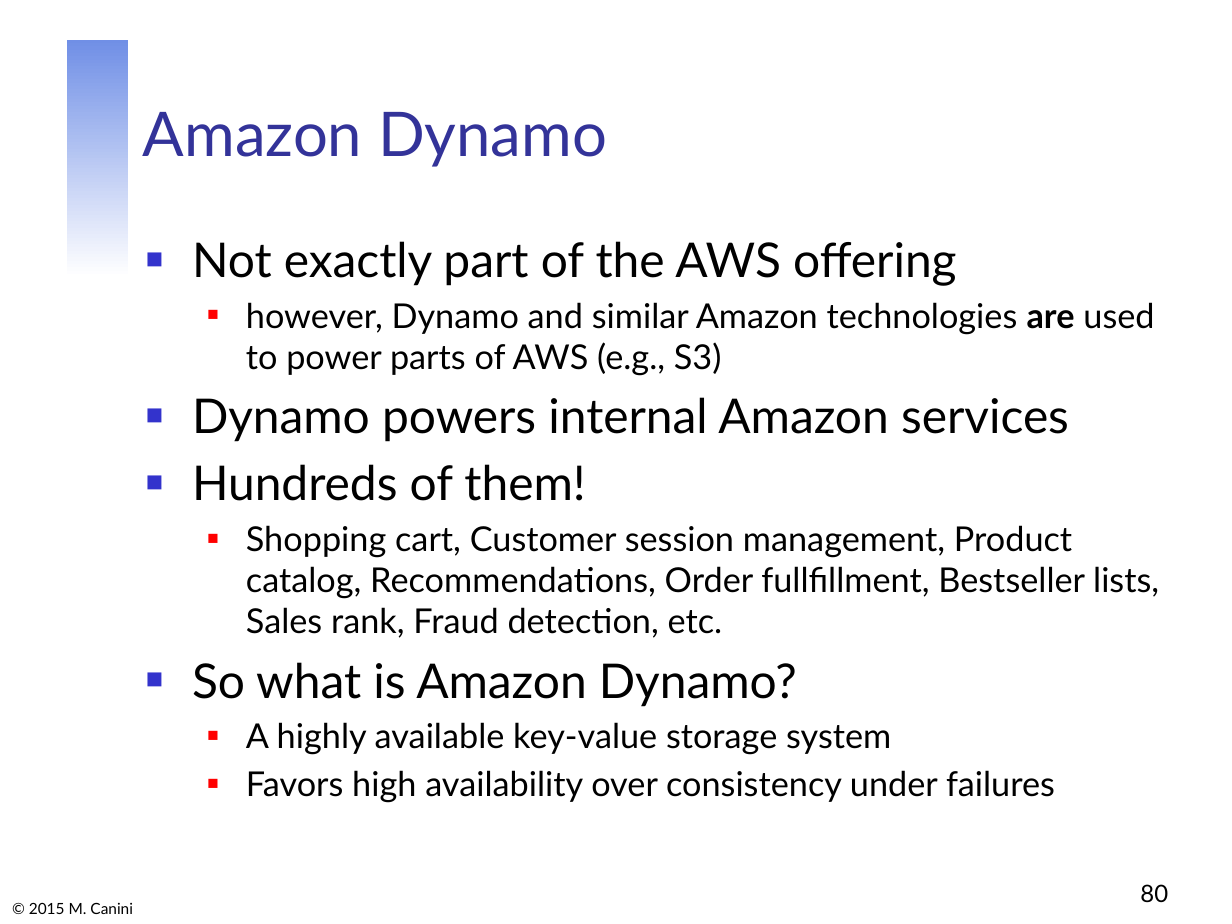
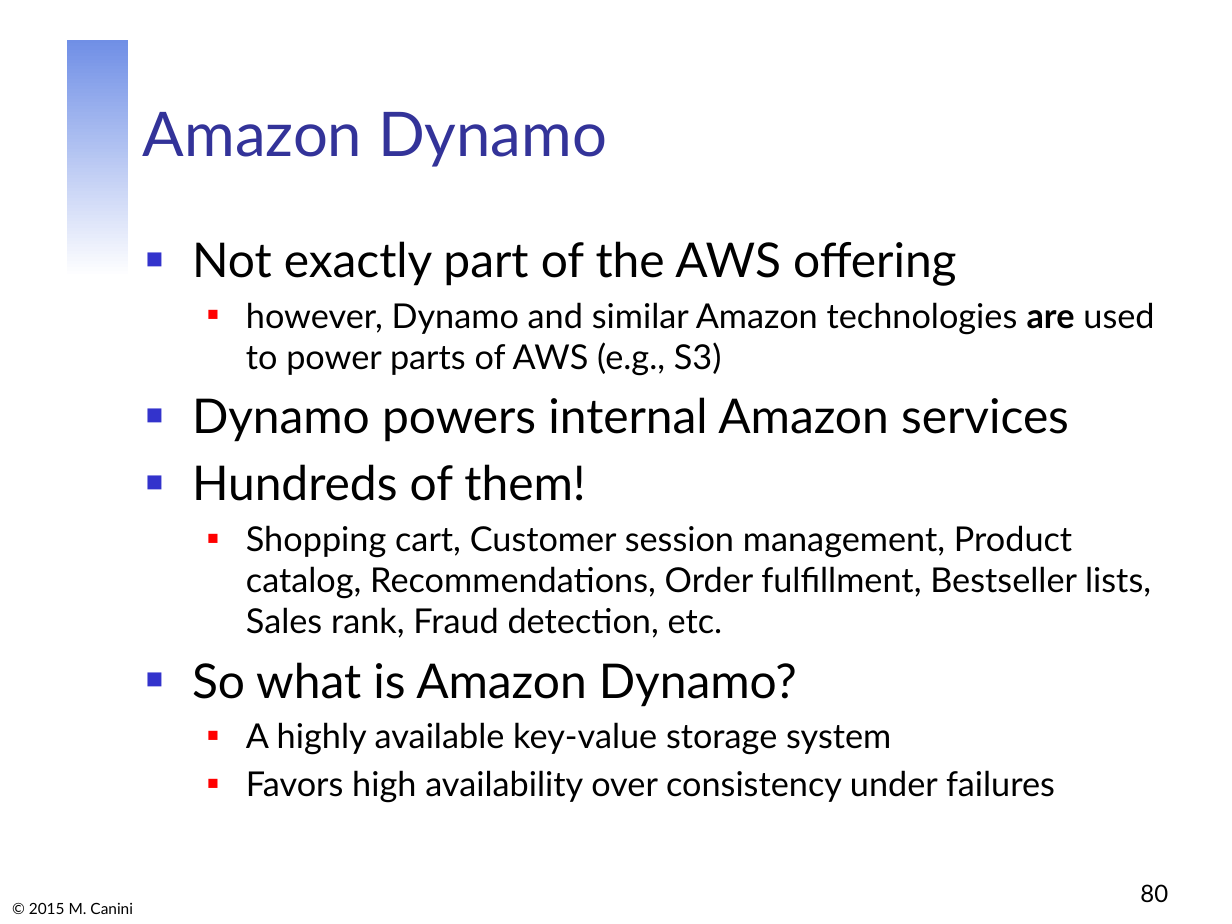
Before and after one commit to mcanini/INGI2145-2015, a slide deck: slide 80 of 03-cloud-storage.pptx. Drawn at 1232x924 pixels with LibreOffice and Linux fonts; fonts in the diff are those of the drawing. Boxes give left, top, right and bottom in pixels: in the first picture for what was removed or moved away, otherwise in the second. Text is boxed around its words. In the diff, an @@ line names an element or a change of style, - is before the commit and + after.

Commit message:
Lecture 3 fix.

```diff
--- a/03-cloud-storage.pptx
+++ b/03-cloud-storage.pptx
@@ text at <box>246,525,1151,638</box>: text changed @@
-  ■ Shopping cart, Customer session management, Product catalog, Recommendations, Order fullfillment, Bestseller lists, Sales rank, Fraud detection, etc.
+  ■ Shopping cart, Customer session management, Product catalog, Recommendations, Order fulfillment, Bestseller lists, Sales rank, Fraud detection, etc.
```
Also in this commit, not shown: 5 other slides changed, 1 other file.
